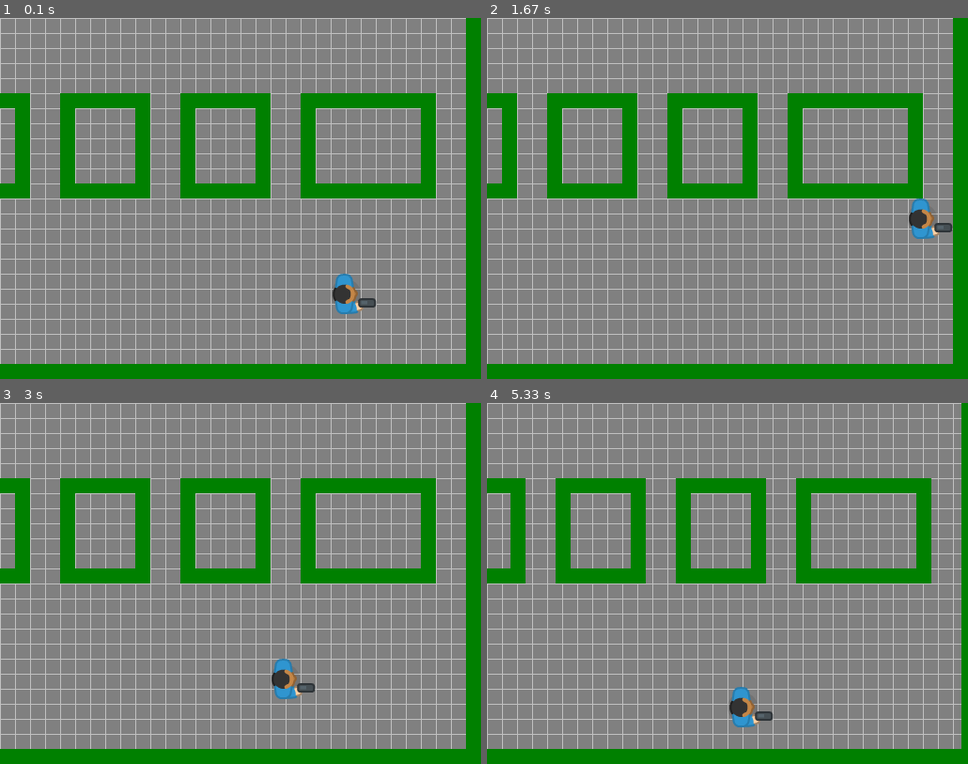
Above: before the commit, frames 1-4 (two rows, left to right).
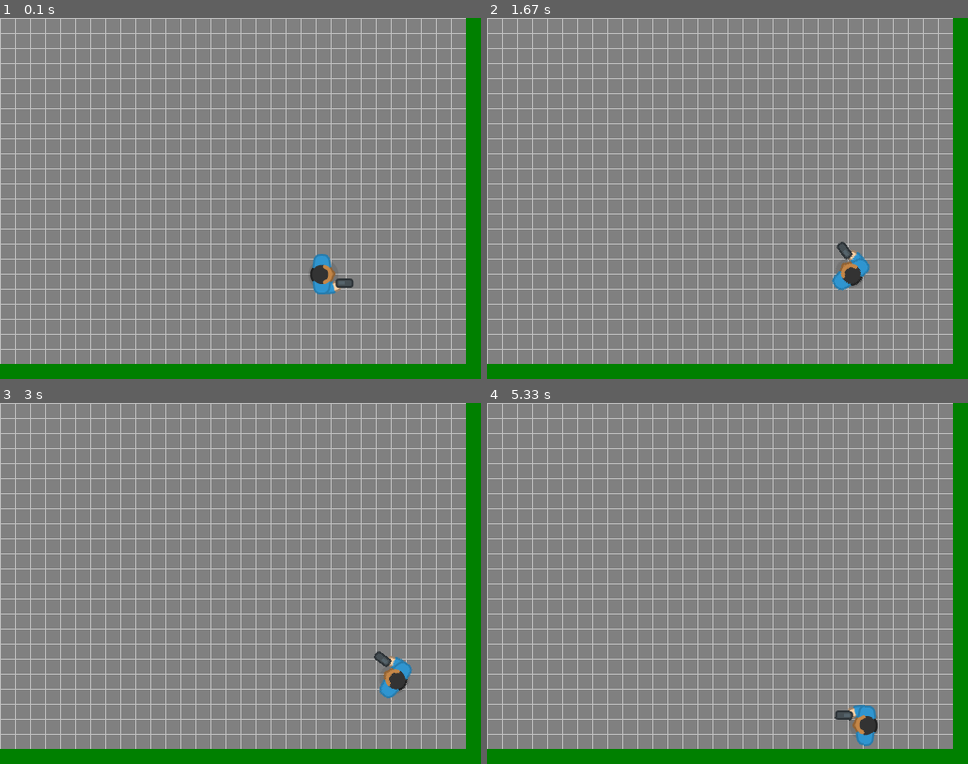
Above: after the commit, the same moments.

Repository: Abdul-MughisA/AAM-Project
Game: pygame game, started from _MAIN/main.py
Same seed, same stepped clock (60 frames per second), same inputs: the game is played once before the commit and once after it.
Inputs:
- Up to frame 1 (0.1 s): no input
- Up to frame 2 (1.67 s): hold W 0.33-0.8 s; hold Right 0.33-0.8 s; hold Right 0.83-1.3 s; hold W 1.33-1.63 s
- Up to frame 3 (3 s): hold Right 1.67-2.13 s; hold A 2.17-2.7 s; hold Down from 2.73 s (still down)
- Up to frame 4 (5.33 s): release Down at 3.03 s; hold A 3.07-3.47 s; hold Up 3.5-3.87 s; hold D 3.9-4.53 s; hold Down 4.57-4.93 s; hold A from 4.97 s (still down)

The runs differ from the first frame. In frame 1, 12% of the frame differs, in the area x 0-91%, y 20-83%; in frame 2, 12%; in frame 3, 12%; in frame 4, 14%, in the area x 0-99%, y 0-96%.

Commit message:
11 March

Diff:
--- a/_MAIN/main.py
+++ b/_MAIN/main.py
@@ -12,7 +12,7 @@
         # initialises the game window
         pygame.init()
         pygame.mixer.init() # initialise sound
-        self.screen = pygame.display.set_mode((WIDTH, HEIGHT))
+        self.screen = pygame.display.set_mode((WIDTH, HEIGHT)) # uses variables from settings.py
         pygame.display.set_caption(TITLE)
         self.clock = pygame.time.Clock()
         pygame.key.set_repeat(500, 100)
@@ -87,6 +87,7 @@
         self.draw_grid()
         for sprite in self.all_sprites:
             self.screen.blit(sprite.image, self.camera.apply(sprite))
+        pygame.draw.rect(self.screen, WHITE, self.player.rect, 2)
         pygame.display.flip()
 
     def show_start_screen(self):
--- a/_MAIN/map2.txt
+++ b/_MAIN/map2.txt
@@ -27,13 +27,13 @@
 1.............................................................1
 1.............................................................1
 1.............................................................1
-1..111111..111111..111111..111111..111111..111111..111111111..1
-1..1....1..1....1..1....1..1....1..1....1..1....1..1.......1..1
-1..1....1..1....1..1....1..1....1..1....1..1....1..1.......1..1
-1..1....1..1....1..1....1..1....1..1....1..1....1..1.......1..1
-1..1....1..1....1..1....1..1....1..1....1..1....1..1.......1..1
-1..1....1..1....1..1....1..1....1..1....1..1....1..1.......1..1
-1..111111..111111..111111..111111..111111..111111..111111111..1
+1.............................................................1
+1.............................................................1
+1.............................................................1
+1.............................................................1
+1.............................................................1
+1.............................................................1
+1.............................................................1
 1.............................................................1
 1.............................................................1
 1.............................................................1
--- a/_MAIN/settings.py
+++ b/_MAIN/settings.py
@@ -27,4 +27,5 @@
 
 # PLAYER SETTINGS
 PLAYER_SPEED = 300
+PLAYER_ROT_SPEED = 250
 PLAYER_IMG = 'manBlue_gun.png'
--- a/_MAIN/sprites.py
+++ b/_MAIN/sprites.py
@@ -12,23 +12,23 @@
         self.rect = self.image.get_rect()
         self.vel = vector(0, 0)
         self.pos = vector(x, y) * TILESIZE
+        self.rot = 0
 
 
 
     def get_keys(self):
+        self.rot_speed = 0
         self.vel = vector(0, 0)
         keys = pygame.key.get_pressed()
         if keys[pygame.K_LEFT] or keys[pygame.K_a]:
-            self.vel.x = -PLAYER_SPEED
+            self.rot_speed = PLAYER_ROT_SPEED
         # change elif to if to allow for diagonal movement
-        elif keys[pygame.K_RIGHT] or keys[pygame.K_d]:
-            self.vel.x = PLAYER_SPEED
-        elif keys[pygame.K_UP] or keys[pygame.K_w]:
-            self.vel.y = -PLAYER_SPEED
-        elif keys[pygame.K_DOWN] or keys[pygame.K_s]:
-            self.vel.y = PLAYER_SPEED
-        if self.vel.x != 0 and self.vel.y != 0:
-            self.vel *= 1 / math.sqrt(2)
+        if keys[pygame.K_RIGHT] or keys[pygame.K_d]:
+            self.rot_speed = -PLAYER_ROT_SPEED
+        if keys[pygame.K_UP] or keys[pygame.K_w]:
+            self.vel = vector(PLAYER_SPEED, 0).rotate(-self.rot)
+        if keys[pygame.K_DOWN] or keys[pygame.K_s]:
+            self.vel = vector(-PLAYER_SPEED / 2, 0).rotate(-self.rot)
 
 
     # checks peeks ahead to walls, and does not move if wall found
@@ -37,27 +37,31 @@
             hits =  pygame.sprite.spritecollide(self, self.game.walls, False)
             if hits:
                 if self.vel.x > 0:
-                    self.pos.x = hits[0].rect.left - self.rect.width
+                    self.pos.x = hits[0].rect.left - self.rect.width / 2
                 if self.vel.x < 0:
-                    self.pos.x = hits[0].rect.right
+                    self.pos.x = hits[0].rect.right + self.rect.width / 2
                 self.vel.x = 0
-                self.rect.x = self.pos.x
+                self.rect.centerx = self.pos.x
         if dir == 'y':
             hits =  pygame.sprite.spritecollide(self, self.game.walls, False)
             if hits:
                 if self.vel.y > 0:
-                    self.pos.y = hits[0].rect.top - self.rect.height
+                    self.pos.y = hits[0].rect.top - self.rect.height / 2
                 if self.vel.y < 0:
-                    self.pos.y = hits[0].rect.bottom
+                    self.pos.y = hits[0].rect.bottom + self.rect.height / 2
                 self.vel.y = 0
-                self.rect.y = self.pos.y
+                self.rect.centery = self.pos.y
 
     def update(self):
         self.get_keys()
+        self.rot = (self.rot + self.rot_speed * self.game.dt) % 360
+        self.image = pygame.transform.rotate(self.game.player_img, self.rot)
+        self.rect = self.image.get_rect()
+        self.rect.center = self.pos
         self.pos += self.vel * self.game.dt
-        self.rect.x = self.pos.x
+        self.rect.centerx = self.pos.x
         self.collide_with_walls('x')
-        self.rect.y = self.pos.y
+        self.rect.centery = self.pos.y
         self.collide_with_walls('y')
 
 class Wall(pygame.sprite.Sprite):
--- a/_MAIN/tilemap.py
+++ b/_MAIN/tilemap.py
@@ -25,8 +25,8 @@
 
     # adjusting the sprite
     def update(self, target):
-        x = -target.rect.x + int(WIDTH/2)
-        y = -target.rect.y + int(HEIGHT/2)
+        x = -target.rect.centerx + int(WIDTH/2)
+        y = -target.rect.centery + int(HEIGHT/2)
 
         # limit scrolling to map size
         x = min(0, x) # sets x to whichever is smaller
